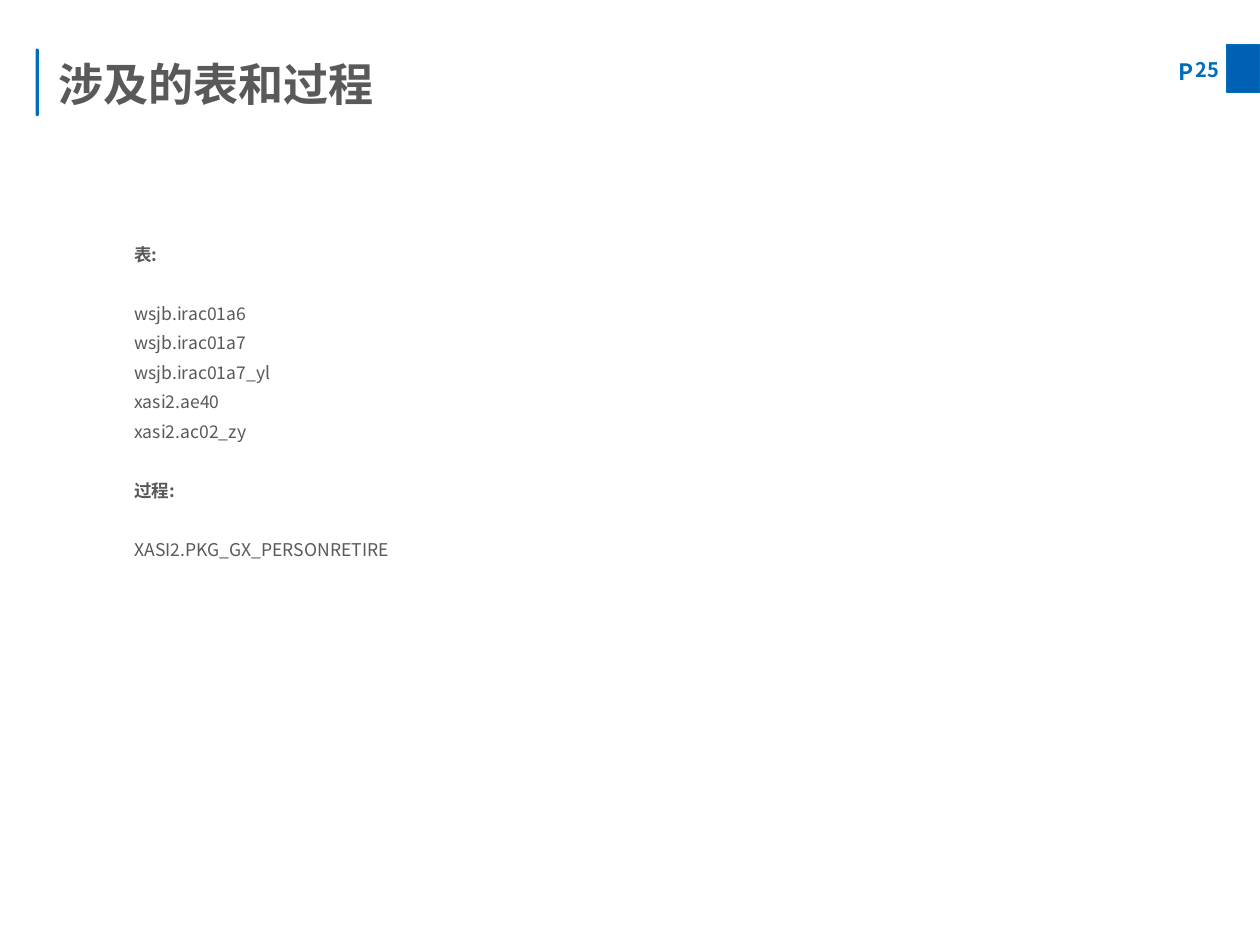
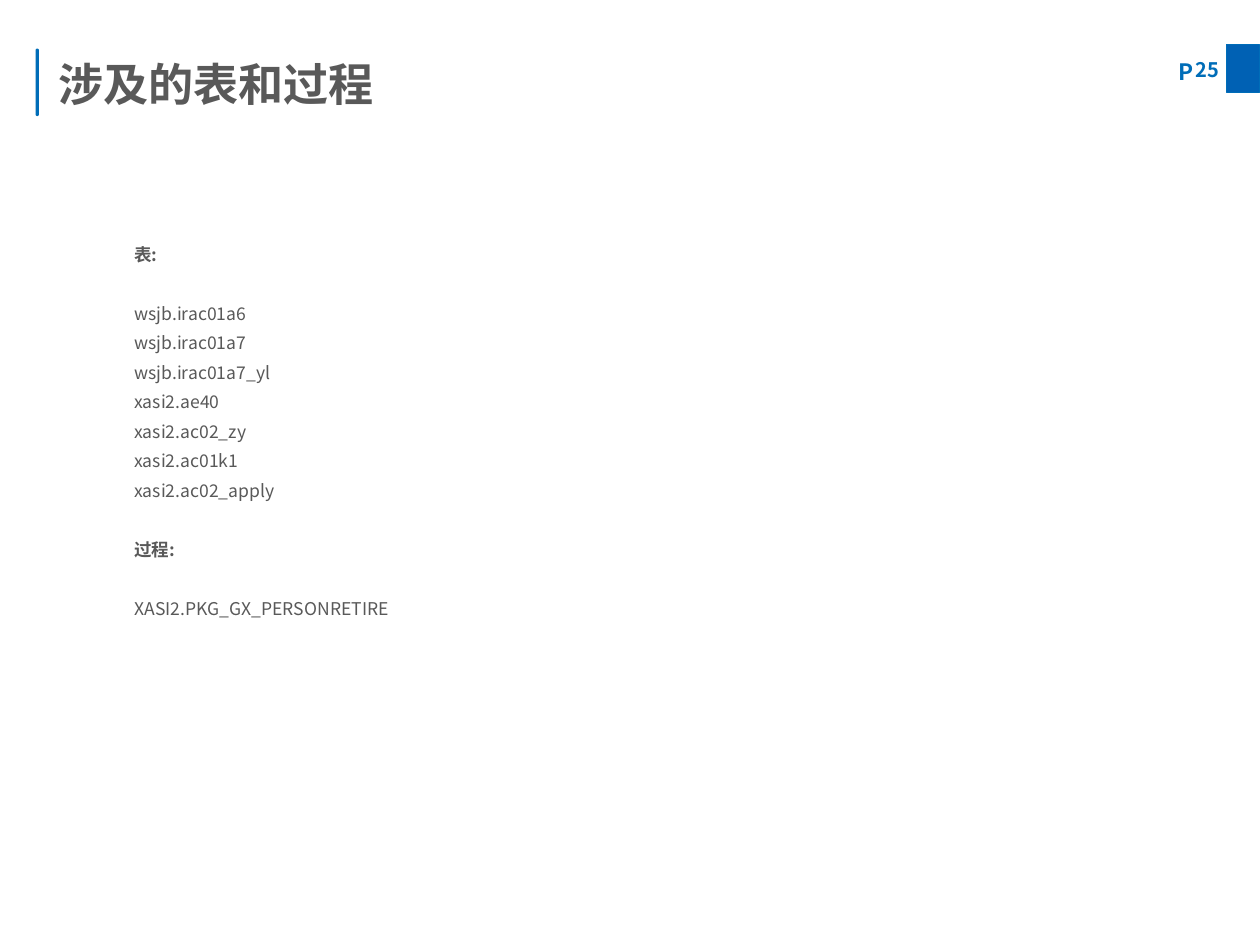
Before and after one commit to whm029/yinhai, a slide deck: slide 25 of 高新参保培训.pptx. Drawn at 1260x945 pixels with LibreOffice and Linux fonts; fonts in the diff are those of the drawing; background and template pictures are left out. Boxes give left, top, right and bottom in pixels: in the first picture for what was removed or moved away, otherwise in the second. Text is boxed around its words. In the diff, an @@ line names an element or a change of style, - is before the commit and + after.

```diff
--- a/高新参保培训.pptx
+++ b/高新参保培训.pptx
@@ text at (134,453,274,501): paragraphs added @@
+xasi2.ac01k1
+xasi2.ac02_apply
```
Also in this commit, not shown: 2 other slides changed, 7 other files.
